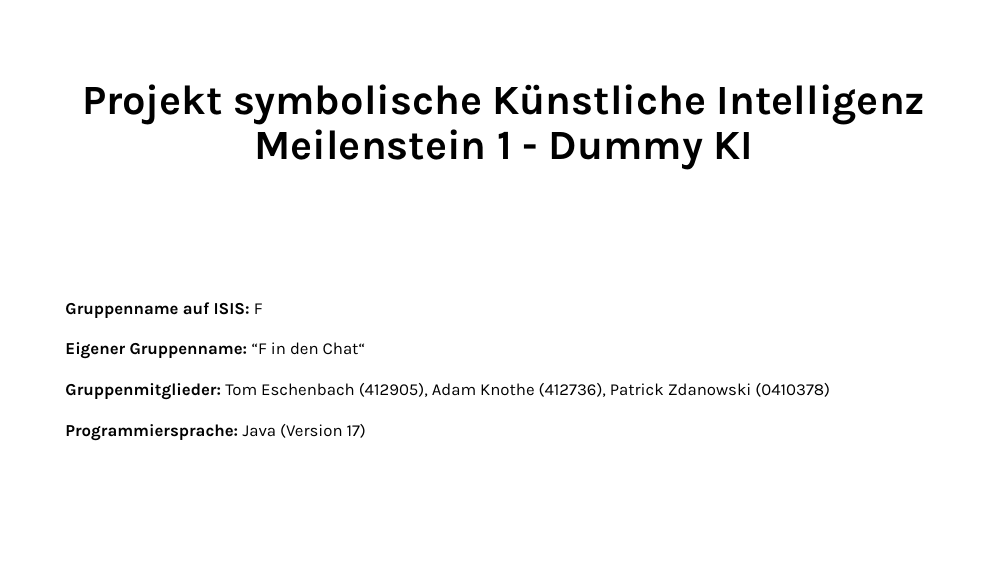
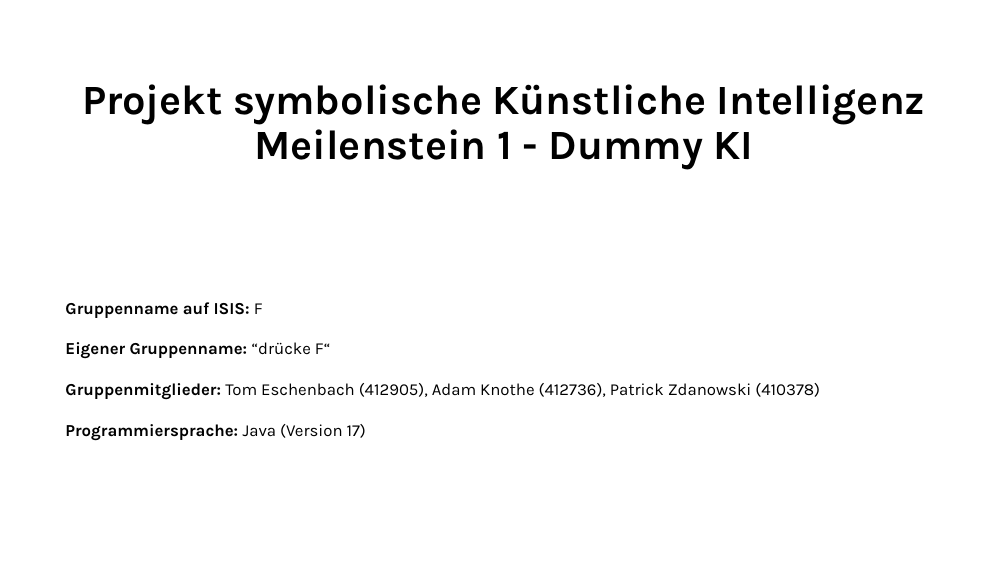
Before and after one commit to patrickzda/chess_engine, a slide deck: slide 1 of PJ_KI_MST1.pptx. Drawn at 1008x567 pixels with LibreOffice and Linux fonts; fonts in the diff are those of the drawing. Boxes give left, top, right and bottom in pixels: in the first picture for what was removed or moved away, otherwise in the second. Text is boxed around its words. In the diff, an @@ line names an element or a change of style, - is before the commit and + after.

```diff
--- a/PJ_KI_MST1.pptx
+++ b/PJ_KI_MST1.pptx
@@ subtitle at (65,342,820,400): text changed @@
-Eigener Gruppenname: “F in den Chat“
-Gruppenmitglieder: Tom Eschenbach (412905), Adam Knothe (412736), Patrick Zdanowski (0410378)
+Eigener Gruppenname: “drücke F“
+Gruppenmitglieder: Tom Eschenbach (412905), Adam Knothe (412736), Patrick Zdanowski (410378)
```
Also in this commit, not shown: 1 other slide changed.
